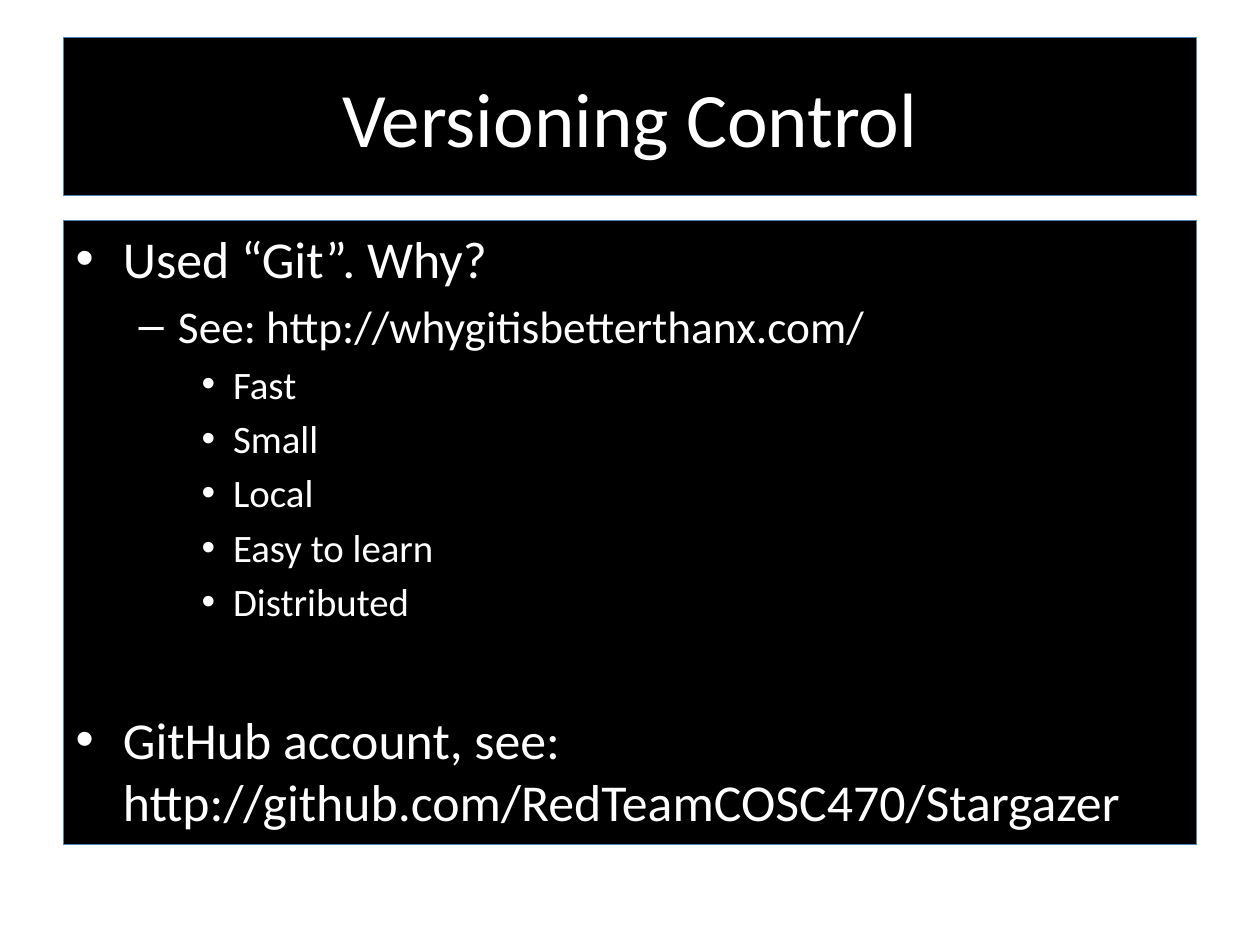
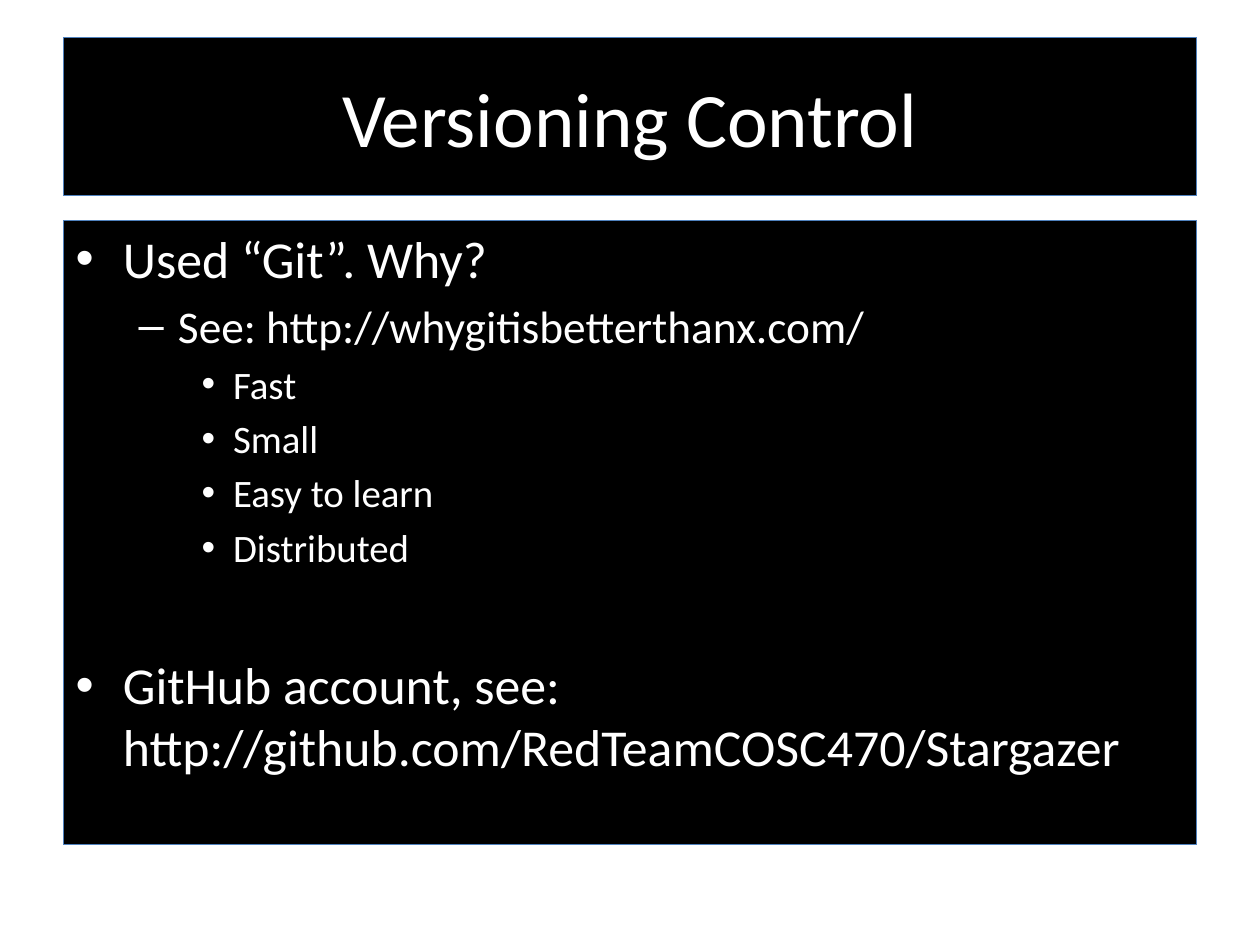
Before and after one commit to RedTeamCOSC470/Documentation, a slide deck: slide 13 of Stargazer.pptx. Drawn at 1260x945 pixels with LibreOffice and Linux fonts; fonts in the diff are those of the drawing; background and template pictures are left out. Boxes give left, top, right and bottom in pixels: in the first picture for what was removed or moved away, otherwise in the second. Text is boxed around its words. In the diff, an @@ line names an element or a change of style, - is before the commit and + after.

```diff
--- a/Stargazer.pptx
+++ b/Stargazer.pptx
@@ text at (233, 480, 313, 508): paragraph removed @@
-    • Local
```
Also in this commit, not shown: 3 other slides changed, 1 other file.
